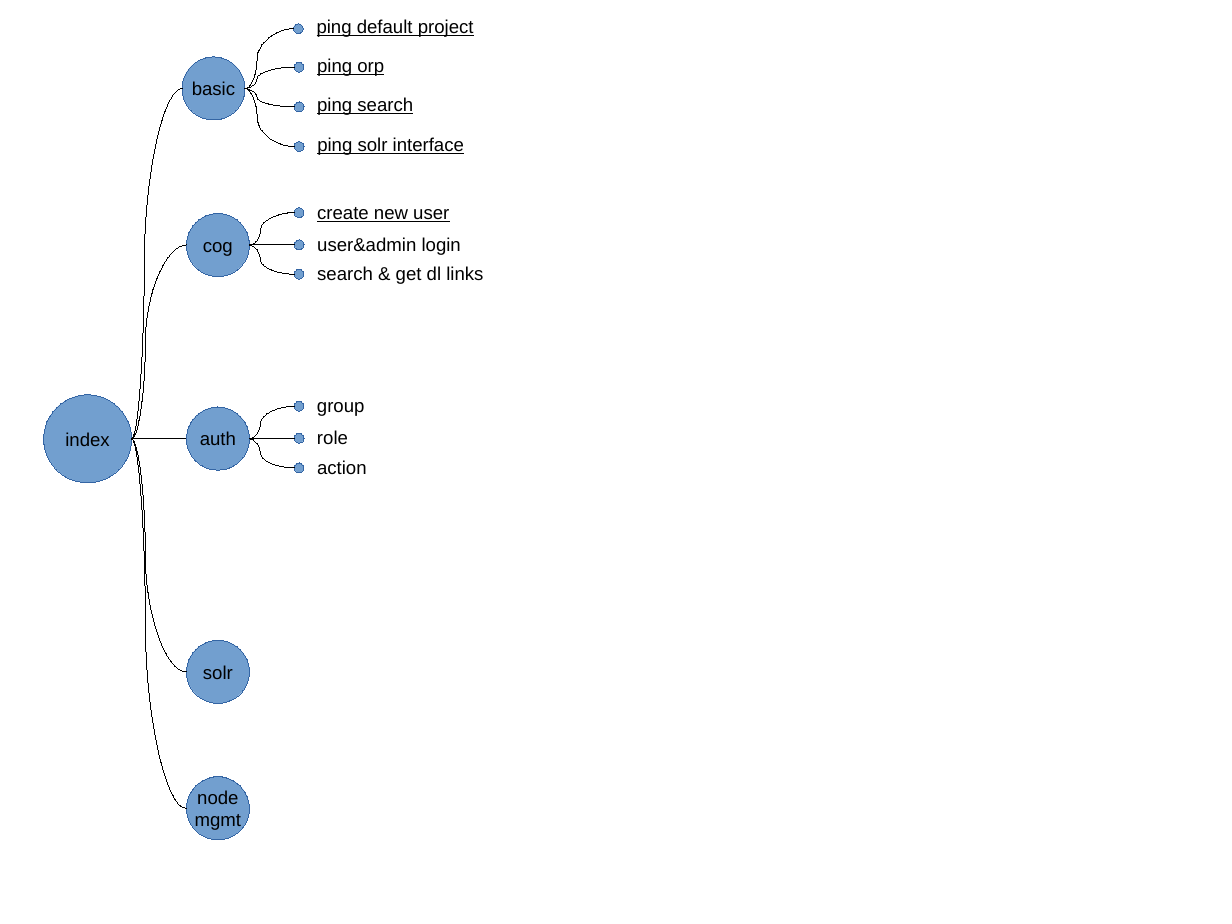
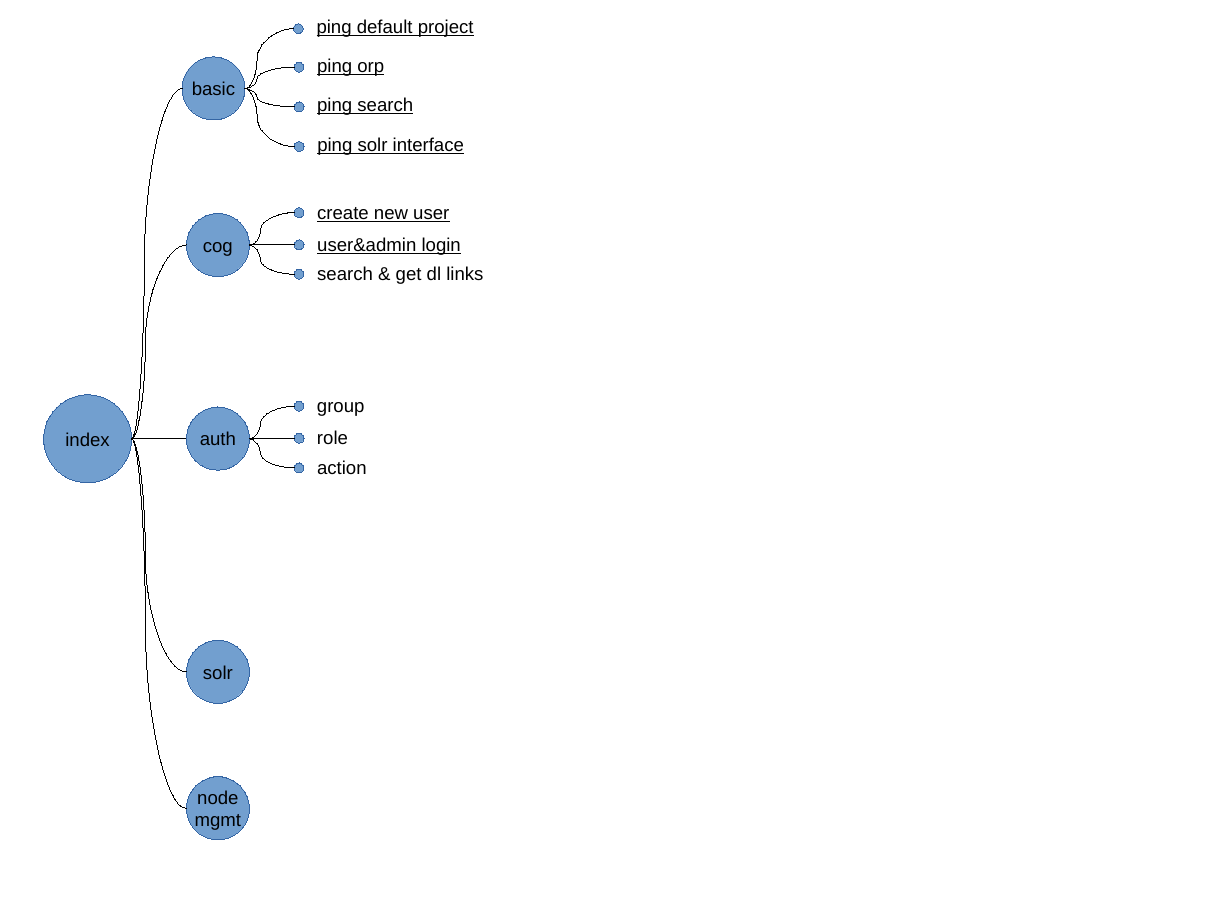
Before and after one commit to ESGF/esgf-test-suite, a slide deck: slide 2 of esgf-test-suite/doc/test_plan.odp. Drawn at 1232x924 pixels with LibreOffice and Linux fonts; fonts in the diff are those of the drawing. Boxes give left, top, right and bottom in pixels: in the first picture for what was removed or moved away, otherwise in the second. Text is boxed around its words. In the diff, an @@ line names an element or a change of style, - is before the commit and + after.

Commit message:
add user login test

```diff
--- a/esgf-test-suite/doc/test_plan.odp
+++ b/esgf-test-suite/doc/test_plan.odp
@@ text "user&admin login" at bbox=[317, 237, 461, 255]: underline on @@
```
Also in this commit, not shown: 6 other files.
